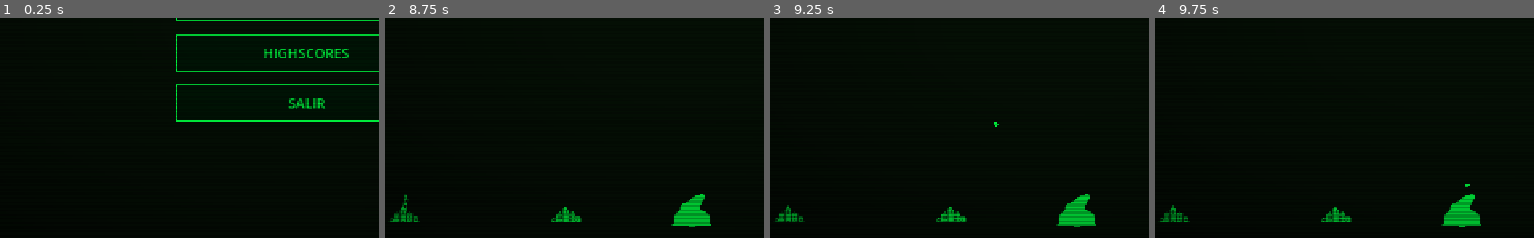
Above: before the commit, frames 1-4 (left to right).
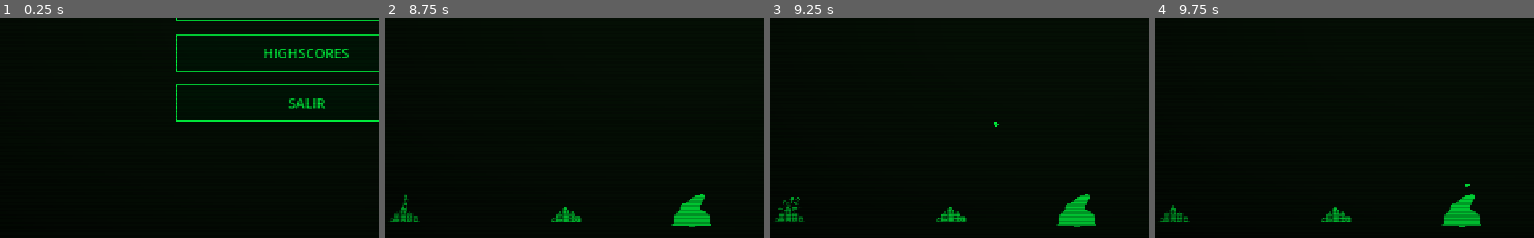
Above: after the commit, the same moments.

Repository: vpedrosa/programacion-dispositivos-moviles
Game: Godot game, scene res://scenes/screens/main_menu/main_menu.tscn
The game is run twice, just before and just after one commit, with the same random seed, the same clock (stepped at 60 frames per second) and the same inputs.
Inputs (mouse positions are % of the whole screen's width and height, from its top left):
- Up to frame 1 (0.25 s): no input
- Up to frame 2 (8.75 s): click "JUGAR" at 0.5 s; move the mouse to (45, 72) at 1.27 s; click (45, 72) at 1.42 s; move the mouse to (82, 66) at 2.02 s; click (82, 66) at 2.17 s; move the mouse to (18, 36) at 2.77 s; click (18, 36) at 2.92 s; move the mouse to (55, 51) at 3.52 s; click (55, 51) at 3.67 s; move the mouse to (34, 26) at 4.27 s; click (34, 26) at 4.42 s; move the mouse to (73, 46) at 5.02 s; click (73, 46) at 5.17 s; move the mouse to (29, 56) at 5.77 s; click (29, 56) at 5.92 s; move the mouse to (61, 29) at 6.52 s; click (61, 29) at 6.67 s; move the mouse to (45, 72) at 7.27 s; click (45, 72) at 7.42 s; move the mouse to (82, 66) at 8.02 s; click (82, 66) at 8.17 s
- Up to frame 3 (9.25 s): move the mouse to (18, 36) at 8.77 s; click (18, 36) at 8.92 s
- Up to frame 4 (9.75 s): move the mouse to (55, 51) at 9.52 s; click (55, 51) at 9.67 s
The pictures show only the part of the screen within x 9-59%, y 50-100%; the shares and areas given below are measured in that part.

Frames 1-2 are identical in both runs. In frame 3, 0.1% of the frame differs, in the area x 2-8%, y 81-88%; in frame 4, nothing differs.

Commit message:
fix #182: evita modificar CollisionObject durante callback de física
Closes #182

Diff:
--- a/city-defender/game/city-defender/scenes/entities/missiles/enemy_missile.gd
+++ b/city-defender/game/city-defender/scenes/entities/missiles/enemy_missile.gd
@@ -1,5 +1,7 @@
 class_name EnemyMissile
 extends Area2D
+
+const IMPACT_SCENE = preload("res://scenes/entities/explosion/impact_explosion.tscn")
 
 signal missile_destroyed(missile: EnemyMissile)
 
@@ -69,5 +71,8 @@
 
 func _on_area_entered(area: Area2D) -> void:
 	if area is City and area.is_alive:
+		var impact: Node2D = IMPACT_SCENE.instantiate()
+		get_parent().call_deferred("add_child", impact)
+		impact.global_position = global_position
 		area.take_damage()
-		queue_free()
+		call_deferred("queue_free")
--- a/city-defender/game/city-defender/scenes/screens/game/game.gd
+++ b/city-defender/game/city-defender/scenes/screens/game/game.gd
@@ -41,7 +41,7 @@
 
 
 func _on_game_over() -> void:
-	get_tree().change_scene_to_file("res://scenes/screens/game_over/game_over.tscn")
+	get_tree().call_deferred("change_scene_to_file", "res://scenes/screens/game_over/game_over.tscn")
 
 
 func _on_shop_requested() -> void:
